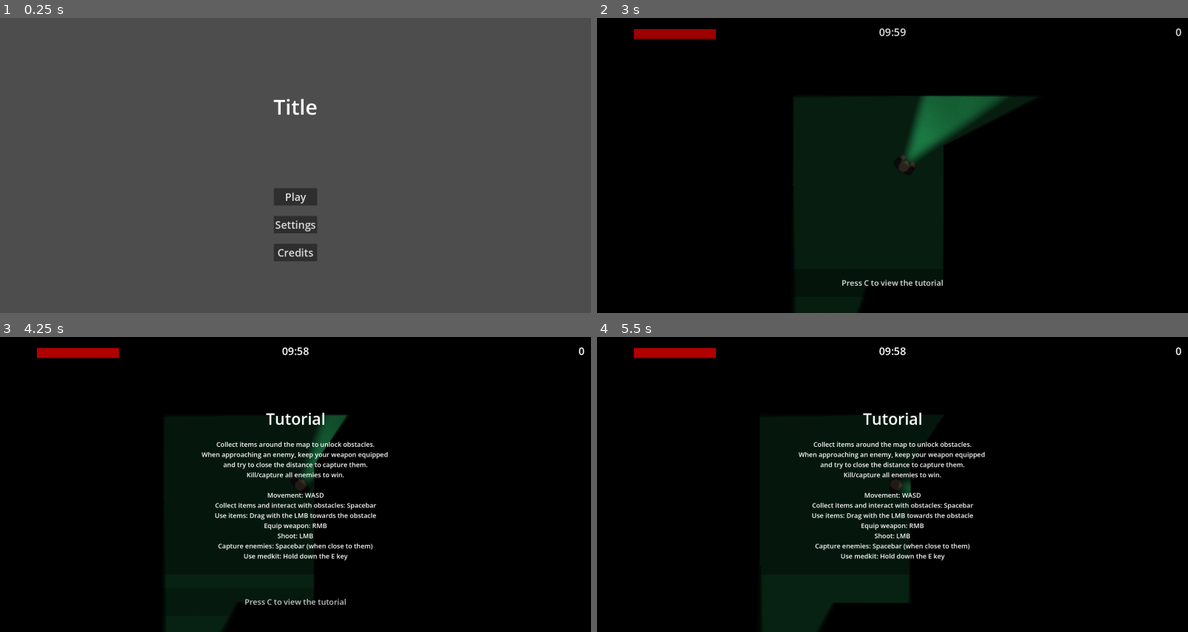
Above: before the commit, frames 1-4 (two rows, left to right).
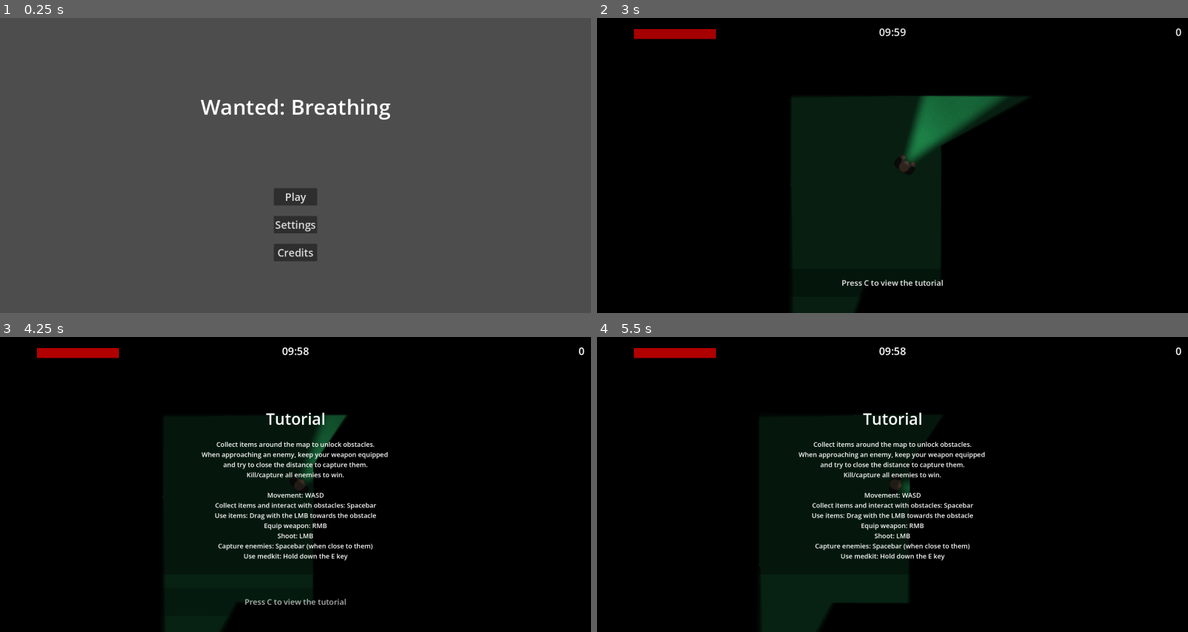
Above: after the commit, the same moments.

Repository: AltairGameStudio/Godot-Wild-Jam-93-Team-1
Game: Godot game, scene res://scenes/main_menu.tscn
The game is run twice, just before and just after one commit, with the same random seed, the same clock (stepped at 60 frames per second) and the same inputs. The engine's default icon, where the game draws it, is replaced by a stand-in: a white triangle on a blue panel in a dark square. Sound files missing from this copy of the repository are replaced by a short silence.
Inputs (mouse positions are in pixels of both pictures, inside the frame that each line leads up to):
- Up to frame 1 (0.25 s): no input
- Up to frame 2 (3 s): click "Play" at 0.5 s; tap Enter (ui_accept) at 1.25 s; move the mouse to (1022, 150) at 1.27 s; hold D (ui_right) 1.28-2 s; hold Enter (ui_accept) 1.28-2 s; click (1022, 150) at 1.42 s; tap C (open_controls) at 2, 2.75 s; drag from (774, 180) to (916, 162) at 2.02 s; move the mouse to (951, 100) at 2.77 s; hold D (ui_right) from 2.78 s (still down); hold E (heal) from 2.78 s (still down)
- Up to frame 3 (4.25 s): tap Enter (ui_accept) at 3.05 s; release D (ui_right) at 3.5 s; release E (heal) at 3.5 s; tap C (open_controls) at 3.5 s; drag from (265, 543) to (118, 440) at 3.52 s
- Up to frame 4 (5.5 s): tap C (open_controls) at 4.25 s; move the mouse to (1069, 528) at 4.27 s; hold A (ui_left) 4.28-5 s; hold C (open_controls) 4.28-5 s; tap Enter (ui_accept) at 4.52, 4.55, 4.82, 5 s; drag from (715, 440) to (910, 487) at 5.02 s

The runs differ from the first frame. In frame 1, 0.8% of the frame differs, in the area x 34-67%, y 27-35%; in frame 2, 0.2%; in frame 3, less than 0.1%; in frame 4, less than 0.1%.

Commit message:
Adicionando músicas

Diff:
--- a/project.godot
+++ b/project.godot
@@ -19,6 +19,7 @@
 
 GameManager="*uid://hsumf8fwt4ao"
 SceneTransition="*uid://dfvvvn1fvbyog"
+MusicManager="*uid://cpv56odra81ku"
 
 [display]
 
--- a/scenes/intro_sequence.tscn
+++ b/scenes/intro_sequence.tscn
@@ -27,6 +27,7 @@
 
 [node name="AudioStreamPlayer" type="AudioStreamPlayer" parent="." unique_id=1322273385]
 stream = ExtResource("1_ilyg3")
+volume_db = -10.0
 bus = &"SFX"
 
 [node name="Label" type="Label" parent="." unique_id=1729359137]
--- a/scenes/main_menu.tscn
+++ b/scenes/main_menu.tscn
@@ -26,7 +26,7 @@
 offset_bottom = 44.0
 grow_horizontal = 2
 theme_override_font_sizes/font_size = 64
-text = "Title"
+text = "Wanted: Breathing"
 horizontal_alignment = 1
 vertical_alignment = 1
 
--- /dev/null
+++ b/scenes/music_manager.tscn
@@ -0,0 +1,18 @@
+[gd_scene format=3 uid="uid://cpv56odra81ku"]
+
+[ext_resource type="Script" uid="uid://bipd6bvjnlhs5" path="res://scripts/music_manager.gd" id="1_tn5dr"]
+[ext_resource type="AudioStream" uid="uid://cd4yoaqx30qqm" path="res://assets/music/criminals close in.wav" id="2_jd6i5"]
+[ext_resource type="AudioStream" uid="uid://dkt52nk0pclvt" path="res://assets/music/Searching.wav" id="3_yodp2"]
+
+[node name="MusicManager" type="Node" unique_id=1759829548]
+script = ExtResource("1_tn5dr")
+
+[node name="DetectionMusic" type="AudioStreamPlayer" parent="." unique_id=938037844]
+process_mode = 3
+stream = ExtResource("2_jd6i5")
+bus = &"Music"
+
+[node name="ExplorationMusic" type="AudioStreamPlayer" parent="." unique_id=573675924]
+process_mode = 3
+stream = ExtResource("3_yodp2")
+bus = &"Music"
--- a/scripts/criminal_target.gd
+++ b/scripts/criminal_target.gd
@@ -107,6 +107,8 @@
 	update_sprite()
 
 func decide_initial_reaction() -> void:
+	MusicManager.play_detection_music()
+
 	if not player.is_weapon_equipped:
 		$SFX/Surprise.play()
 		# Culpa do player por andar desarmado
@@ -227,6 +229,8 @@
 
 func remove_from_scene() -> void:
 	queue_free()
+	print("oi rfs")
+	MusicManager.play_exploration_music()
 	if get_parent().get_child_count() <= 1:
 		GameManager.win_game()
 
--- a/scripts/game_manager.gd
+++ b/scripts/game_manager.gd
@@ -40,6 +40,7 @@
 	points = 0
 	is_game_over = false
 	get_tree().paused = false
+	MusicManager.play_exploration_music()
 
 func end_game(reason: String) -> void:
 	is_game_over = true
--- a/scripts/intro_sequence.gd
+++ b/scripts/intro_sequence.gd
@@ -4,6 +4,7 @@
 @onready var story_label = $Label
 
 var game_scene = load("res://scenes/world.tscn")
+var is_starting_game: bool = false
 
 var story_lines = [
 	"You are the best bounty hunter around. Prove it.",
@@ -28,6 +29,8 @@
 	play_intro()
 
 func play_intro():
+	MusicManager.stop_all_music()
+
 	# Toca o som do telefone e espera ele terminar
 	audio_player.play()
 
@@ -58,6 +61,9 @@
 	start_game()
 
 func start_game():
+	if is_starting_game: return
+	is_starting_game = true
+
 	GameManager.start_game()
 	SceneTransition.change_scene("res://scenes/world.tscn")
 
--- a/scripts/main_menu.gd
+++ b/scripts/main_menu.gd
@@ -2,6 +2,7 @@
 
 func _ready() -> void:
 	get_tree().paused = false
+	MusicManager.play_detection_music()
 
 func _on_play_button_pressed() -> void:
 	SceneTransition.change_scene("res://scenes/intro_sequence.tscn")
--- /dev/null
+++ b/scripts/music_manager.gd
@@ -0,0 +1,53 @@
+extends Node
+
+@onready var detection_music = $DetectionMusic
+@onready var exploration_music = $ExplorationMusic
+
+# Configurações do Crossfade
+const TRANSITION_TIME = 1.5
+const MIN_VOL = -80.0
+const MAX_VOL = 0.0
+
+func _ready() -> void:
+	process_mode = Node.PROCESS_MODE_ALWAYS
+
+func crossfade(music_in: AudioStreamPlayer, music_out: AudioStreamPlayer) -> void:
+	if music_in.playing and music_in.volume_db >= MAX_VOL:
+		return
+
+	# Prepara a nova música no silêncio e dá o play
+	music_in.volume_db = MIN_VOL
+	music_in.play()
+
+	# Cria o animador
+	var tween = create_tween()
+	tween.set_parallel(true)
+
+	# Abaixa a música atual
+	if music_out.playing:
+		tween.tween_property(music_out, "volume_db", MIN_VOL, TRANSITION_TIME)
+
+	# Sobe a música nova
+	tween.tween_property(music_in, "volume_db", MAX_VOL, TRANSITION_TIME)
+
+	tween.set_parallel(false)
+	tween.tween_callback(music_out.stop)
+
+func play_detection_music() -> void:
+	crossfade(detection_music, exploration_music)
+
+func play_exploration_music() -> void:
+	crossfade(exploration_music, detection_music)
+
+func stop_all_music() -> void:
+	var tween = create_tween()
+	tween.set_parallel(true)
+
+	if detection_music.playing:
+		tween.tween_property(detection_music, "volume_db", MIN_VOL, 1.0)
+	if exploration_music.playing:
+		tween.tween_property(exploration_music, "volume_db", MIN_VOL, 1.0)
+
+	tween.set_parallel(false)
+	tween.tween_callback(detection_music.stop)
+	tween.tween_callback(exploration_music.stop)
--- a/scripts/victory_sequence.gd
+++ b/scripts/victory_sequence.gd
@@ -32,6 +32,8 @@
 	story_label.text = ""
 
 func play_cutscene() -> void:
+	MusicManager.stop_all_music()
+
 	visible = true
 
 	# Pausa o jogo
@@ -77,6 +79,7 @@
 	cutscene_ended = true
 
 	visible = false
+	MusicManager.play_detection_music()
 	GameManager.show_victory_screen()
 
 func _input(event: InputEvent) -> void:
Not shown, added: assets/music/Searching.mp3.import
Not shown, added: assets/music/Searching.wav.import
Not shown, added: assets/music/criminals close in.wav.import
Not shown, added: scripts/music_manager.gd.uid
Not shown, added: assets/music/Searching.mp3
Not shown, added: assets/music/Searching.wav
Not shown, added: assets/music/criminals close in.wav
